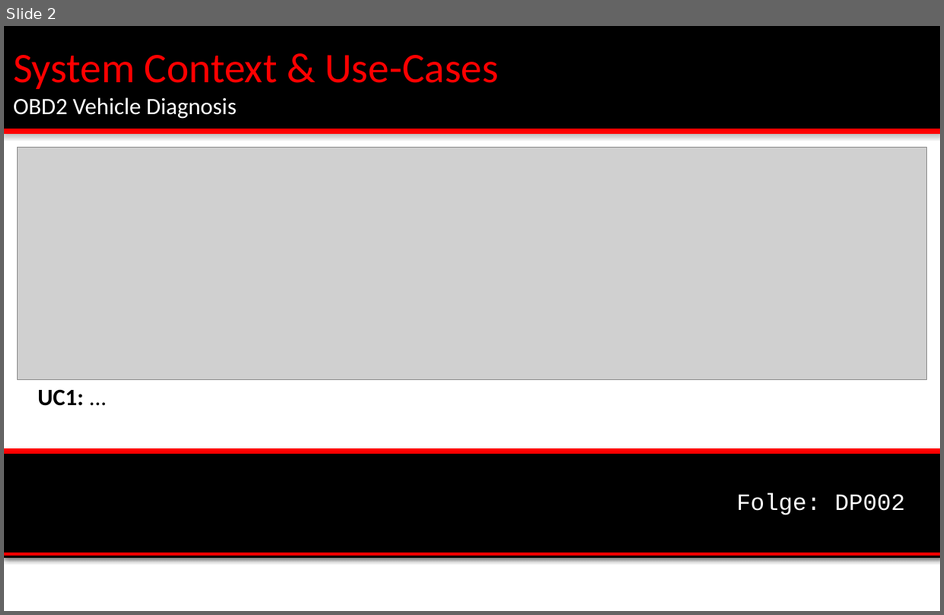
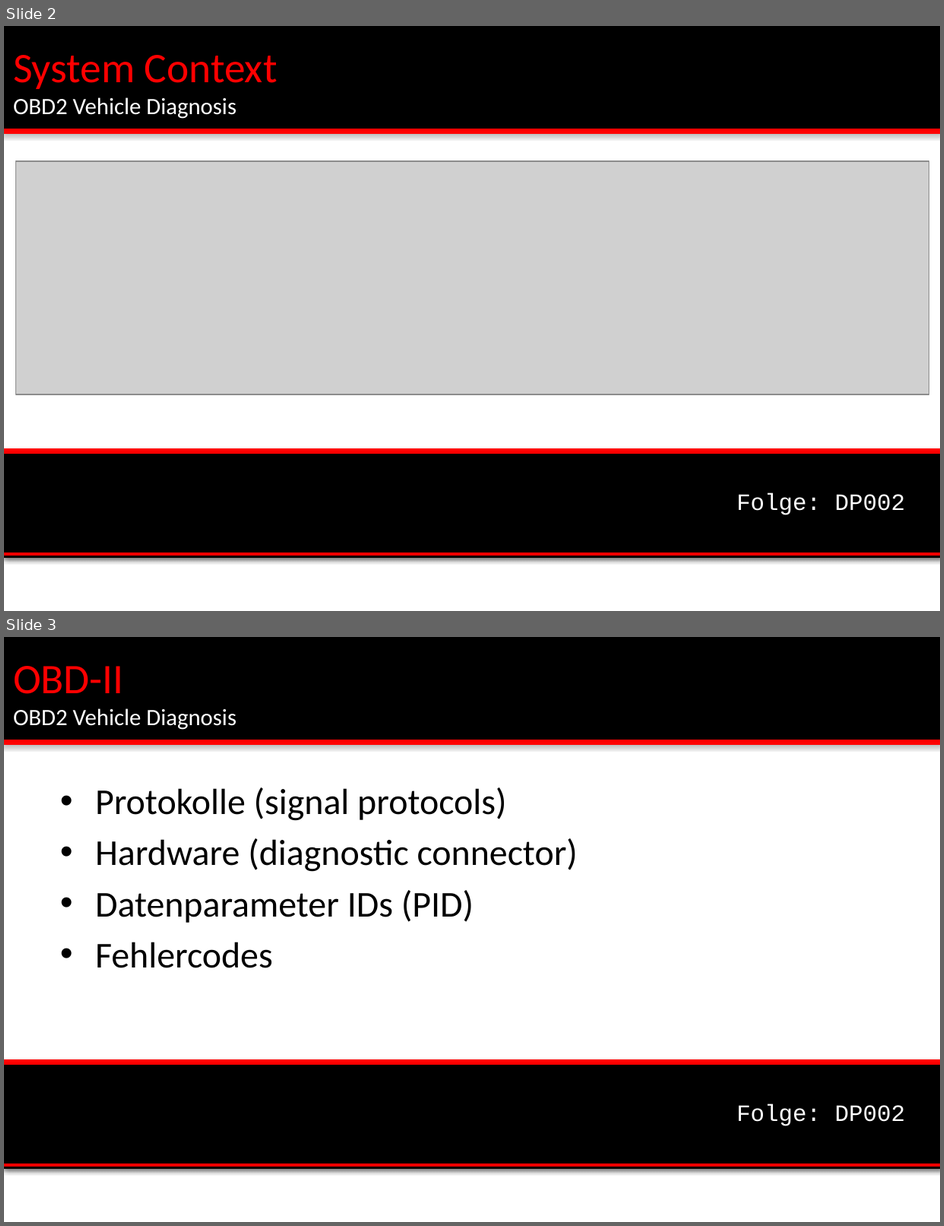
Before and after one commit to msedd/DP002-OBD2_Vehicle_Diagnosis, a slide deck: DP002-Technische_Konzept.ppt. Shown one above the other, each under a label of ours: slide 2 before the commit, slides 2 and 3 after it. The pictures are 944x615 and 944x1226 pixels, drawn with LibreOffice and Linux fonts; fonts in the diff are those of the drawing; grey boxes stand for pictures; background and template pictures are left out. Boxes give left, top, right and bottom in pixels: in the first picture for what was removed or moved away, otherwise in the second. Text is boxed around its words. In the diff, an @@ line names an element or a change of style, - is before the commit and + after.

```diff
--- a/DP002-Technische_Konzept.ppt
+++ b/DP002-Technische_Konzept.ppt
@@ slide 3 added at (4,637,940,1222), background #FFFFFF; not listed: 6 template elements that a slide beside it also shows @@
@@ title added at (13,666,237,730), 18 pt, text #FFFFFF @@
+OBD-II
+OBD2 Vehicle Diagnosis
@@ text added at (95,787,578,968), 28 pt, text #000000 @@
+• Protokolle (signal protocols)
+• Hardware (diagnostic connector)
+• Datenparameter IDs (PID)
+• Fehlercodes
@@ slide 2 changed as well @@
@@ title at (13,55,278,119): text changed; size 32.4 to 18 pt; text colour #FF0000 to #FFFFFF @@
-System Context & Use-Cases
-OBD2 Vehicle Diagnosis
+System Context
+OBD2 Vehicle Diagnosis
@@ picture: place and size @@
-picture at (17,148,927,380)
+picture at (15,162,929,395)
@@ text removed at (37,389,83,406) @@
-UC1: ...
```
Also in this commit, not shown: 3 other slides changed, 5 other slides added, 1 other file.
